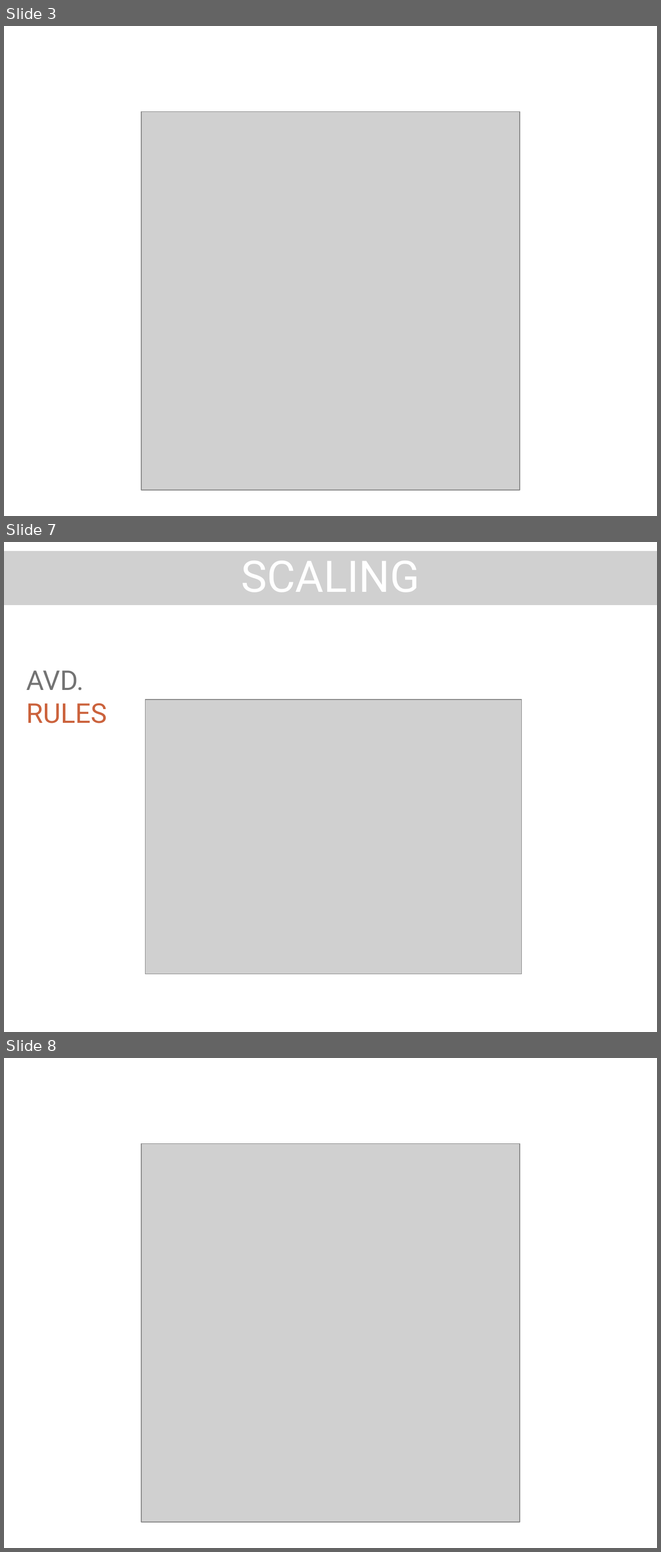
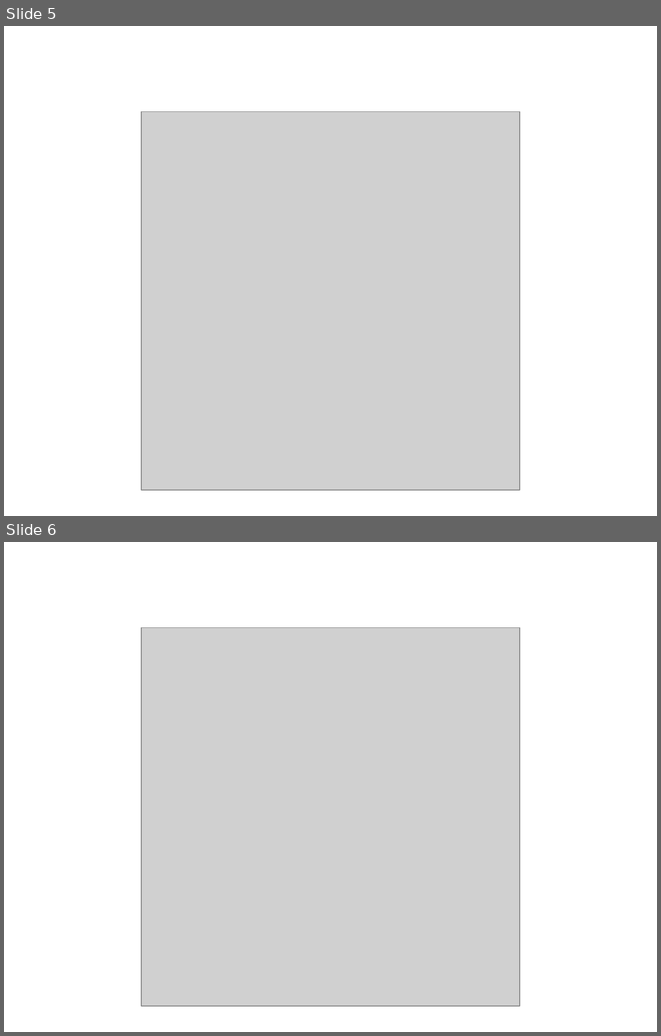
Before and after one commit to ritasker/Presentations-Archive, a slide deck: Current/Azure The Good Parts Web Apps/AzureTheGoodParts-WebApps.pptx. Shown one above the other, each under a label of ours: slides 3, 7 and 8 before the commit, slides 5 and 6 after it; the slides between them are not shown. The pictures are 661x1552 and 661x1036 pixels, drawn with LibreOffice and Linux fonts; fonts in the diff are those of the drawing; grey boxes stand for pictures; background and template pictures are left out. Boxes give left, top, right and bottom in pixels: in the first picture for what was removed or moved away, otherwise in the second. Text is boxed around its words. In the diff, an @@ line names an element or a change of style, - is before the commit and + after.

```diff
--- a/Current/Azure The Good Parts Web Apps/AzureTheGoodParts-WebApps.pptx
+++ b/Current/Azure The Good Parts Web Apps/AzureTheGoodParts-WebApps.pptx
@@ slide 7 removed at (4,542,657,1032), background picture (left out) @@
@@ picture removed at (4,551,657,606) @@
-SCALING
@@ text removed at (26,670,107,723) @@
-AVD. RULES
@@ picture removed at (146,699,522,973) @@
@@ what was slide 3 is now slide 5 @@
@@ what was slide 8 is now slide 6 @@
```
Also in this commit, not shown: 3 slides added, 7 other slides removed.
